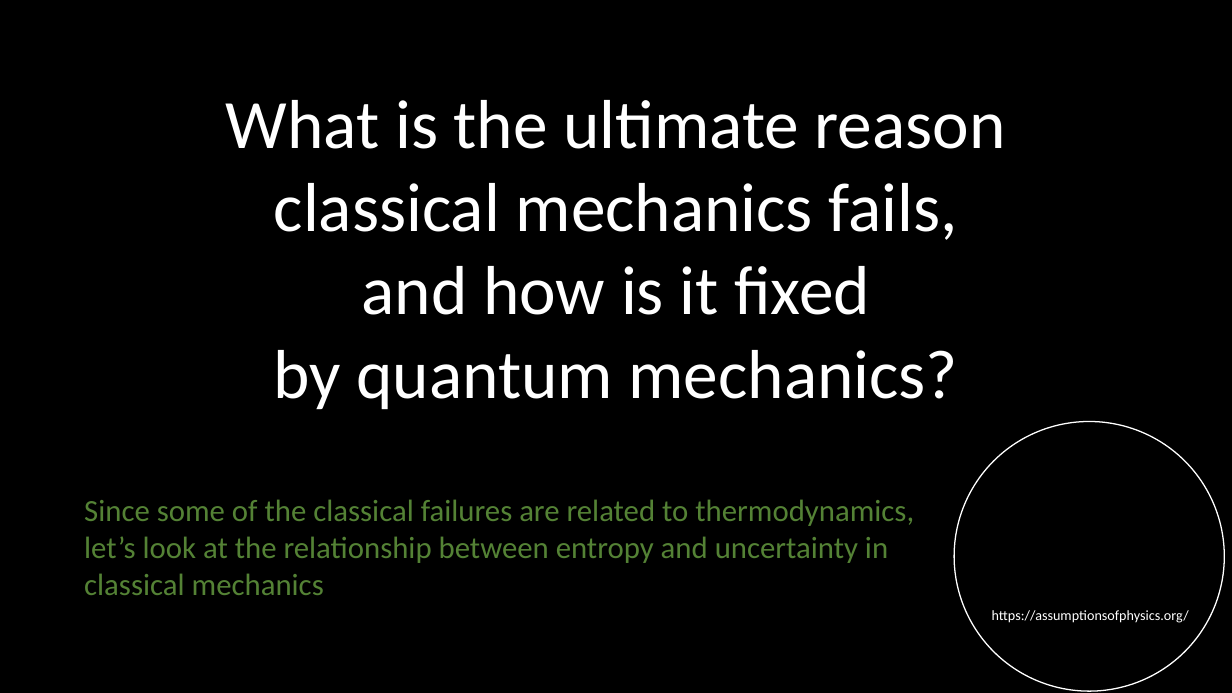
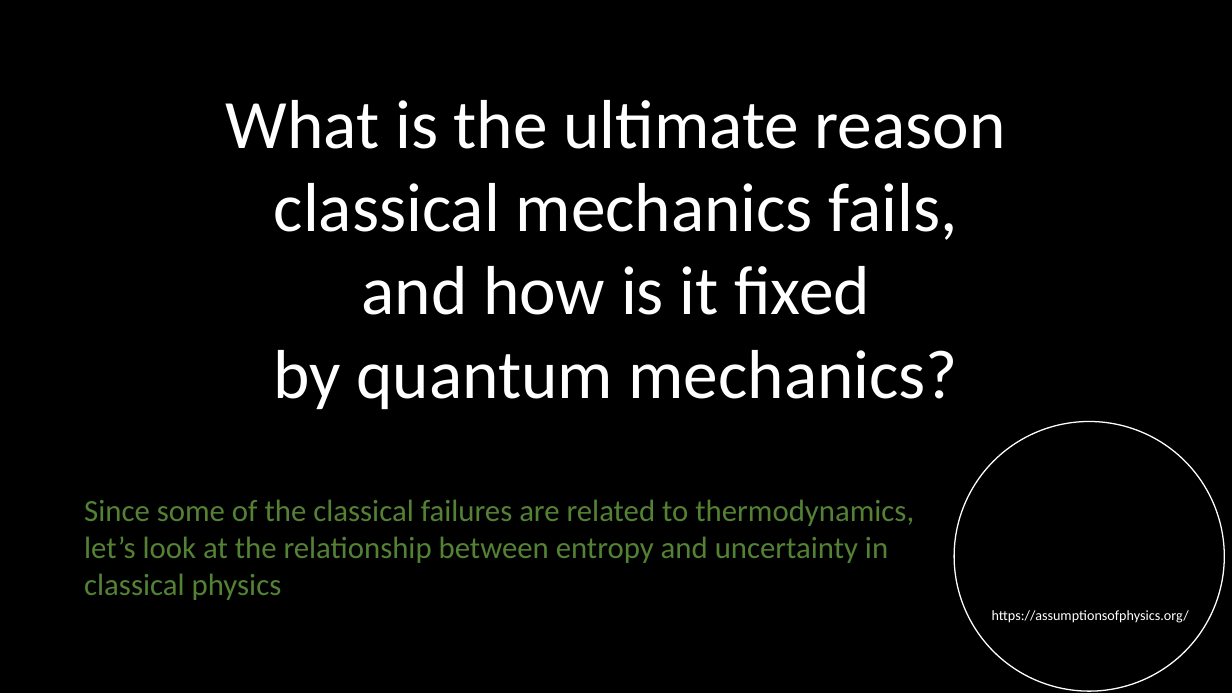
Before and after one commit to assumptionsofphysics/assumptionsofphysics.github.io, a slide deck: slide 11 of presentations/20251115-SaturdayMorningPhysics.pptx. Drawn at 1232x693 pixels with LibreOffice and Linux fonts; fonts in the diff are those of the drawing; background and template pictures are left out. Boxes give left, top, right and bottom in pixels: in the first picture for what was removed or moved away, otherwise in the second. Text is boxed around its words. In the diff, an @@ line names an element or a change of style, - is before the commit and + after.

Commit message:
Final talk

```diff
--- a/presentations/20251115-SaturdayMorningPhysics.pptx
+++ b/presentations/20251115-SaturdayMorningPhysics.pptx
@@ text at bbox=[84, 499, 914, 600]: text changed @@
-Since some of the classical failures are related to thermodynamics,
-let’s look at the relationship between entropy and uncertainty in classical mechanics
+Since some of the classical failures are related to thermodynamics,
+let’s look at the relationship between entropy and uncertainty in classical physics
```
Also in this commit, not shown: 7 other slides changed.
